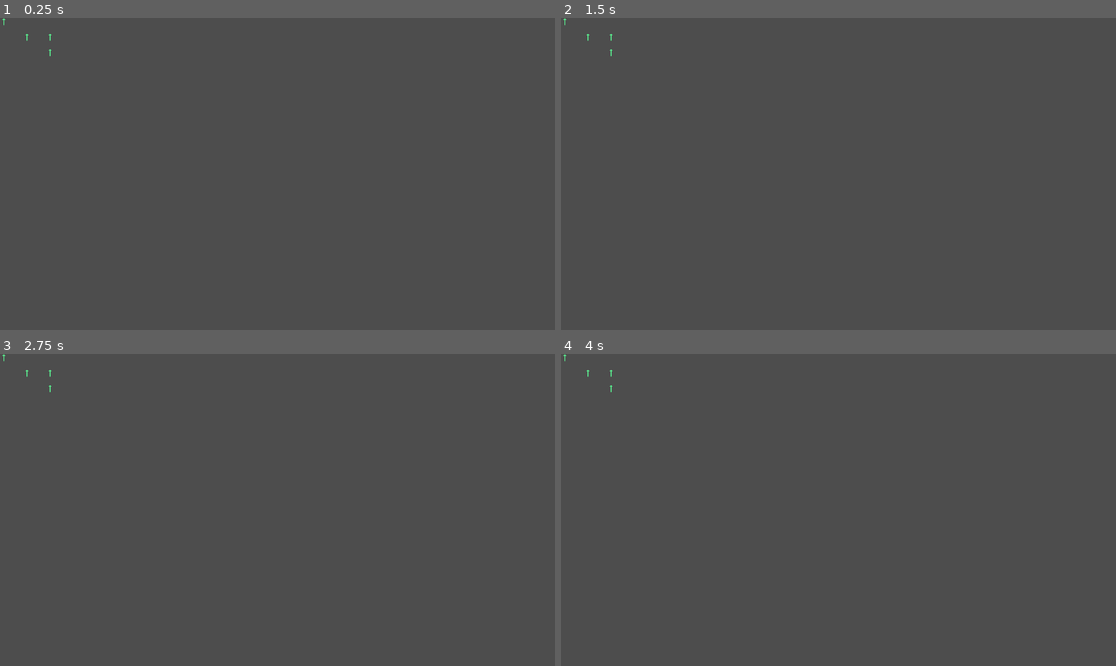
Above: before the commit, frames 1-4 (two rows, left to right).
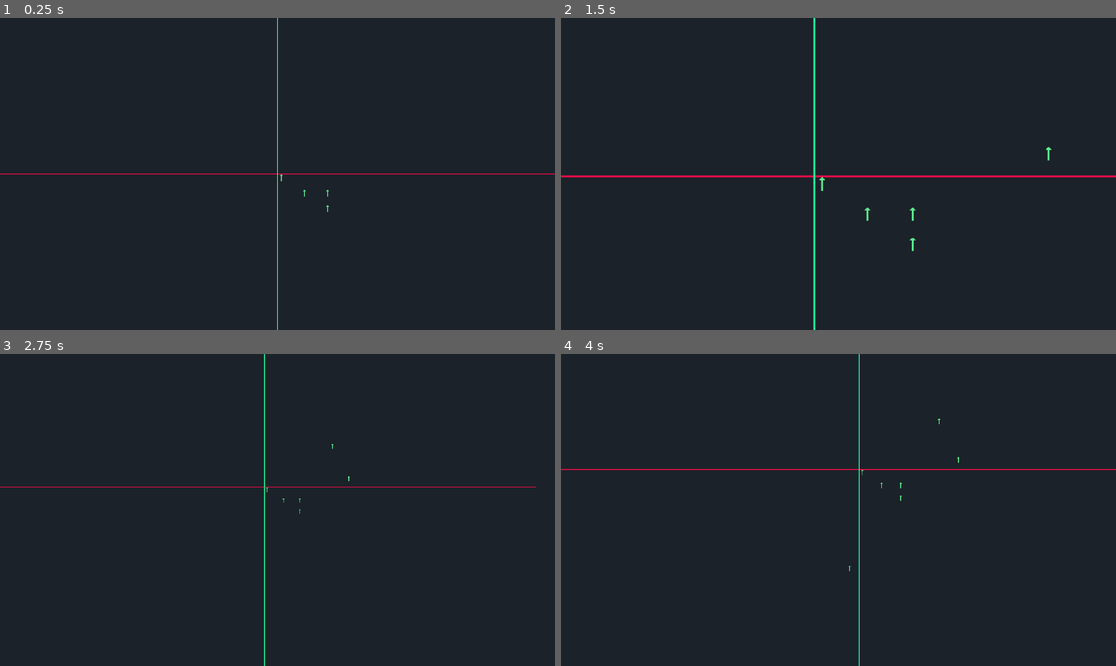
Above: after the commit, the same moments.

Repository: solirides/mechcraft2
Game: Godot game, scene res://scenes/game.tscn
The game is run twice, just before and just after one commit, with the same random seed, the same clock (stepped at 60 frames per second) and the same inputs.
Inputs (mouse positions are in pixels of both pictures, inside the frame that each line leads up to):
- Up to frame 1 (0.25 s): no input
- Up to frame 2 (1.5 s): tap Enter at 0.5 s; move the mouse to (960, 158) at 0.52 s; press the mouse at (960, 158) at 0.53 s; tap Shift (zoom_in, bound only after the commit) at 0.8, 1.35 s; tap Space at 1.25 s; move the mouse to (727, 189) at 1.27 s; release the mouse at (727, 189) at 1.28 s
- Up to frame 3 (2.75 s): tap Ctrl (zoom_out, bound only after the commit) at 1.55 s; tap Enter at 2 s; move the mouse to (333, 441) at 2.02 s; hold Ctrl (zoom_out, bound only after the commit) from 2.03 s (still down); click (333, 441) at 2.3 s
- Up to frame 4 (4 s): tap Space at 2.75 s; move the mouse to (810, 572) at 2.77 s; release Ctrl (zoom_out, bound only after the commit) at 2.78 s; click (810, 572) at 2.85 s; tap Shift (zoom_in, bound only after the commit) at 3.05 s; tap Enter at 3.5 s; move the mouse to (1005, 556) at 3.52 s; hold Shift (zoom_in, bound only after the commit) from 3.53 s (still down); tap Ctrl (zoom_out, bound only after the commit) at 3.8 s

The runs differ from the first frame. In frame 1, 100% of the frame differs, in the area x 0-100%, y 0-100%; in frame 2, 100%; in frame 3, 100%; in frame 4, 100%.
Error after the commit: Trying to assign value of type 'Nil' to a variable of type 'Dictionary'. (res://scripts/tilemap.gd:13)

Commit message:
stuff

Diff:
--- /dev/null
+++ b/assets/world.json
@@ -0,0 +1,30 @@
+{
+	"chunk_size":[8,8],
+	"tiles":[
+		[
+			1,5,0,0,0,0,0,0,
+			0,1,0,0,0,0,0,0,
+			0,1,4,0,0,0,0,0,
+			0,1,1,1,4,0,1,0,
+			0,0,0,0,3,0,0,0,
+			0,0,0,0,0,1,0,0,
+			0,0,0,0,0,0,2,1,
+			0,0,0,0,0,0,3,1
+		]
+	],
+	"tiledata":[
+		{
+			"storage":[],
+			"direction":[
+				0,0,0,0,0,0,0,0,
+				0,0,0,0,0,0,0,0,
+				0,0,0,0,0,0,0,0,
+				0,0,0,0,0,0,0,0,
+				0,0,0,0,0,0,0,0,
+				0,0,0,0,0,0,0,0,
+				0,0,0,0,0,0,0,0,
+				0,0,0,0,0,0,0,0
+			]
+		}
+	]
+}
--- a/project.godot
+++ b/project.godot
@@ -47,7 +47,28 @@
 "events": [Object(InputEventKey,"resource_local_to_scene":false,"resource_name":"","device":-1,"window_id":0,"alt_pressed":false,"shift_pressed":false,"ctrl_pressed":false,"meta_pressed":false,"pressed":false,"keycode":0,"physical_keycode":32,"key_label":0,"unicode":32,"echo":false,"script":null)
 ]
 }
+zoom_in={
+"deadzone": 0.5,
+"events": [Object(InputEventKey,"resource_local_to_scene":false,"resource_name":"","device":-1,"window_id":0,"alt_pressed":false,"shift_pressed":false,"ctrl_pressed":false,"meta_pressed":false,"pressed":false,"keycode":0,"physical_keycode":4194325,"key_label":0,"unicode":0,"echo":false,"script":null)
+]
+}
+zoom_out={
+"deadzone": 0.5,
+"events": [Object(InputEventKey,"resource_local_to_scene":false,"resource_name":"","device":-1,"window_id":0,"alt_pressed":false,"shift_pressed":false,"ctrl_pressed":false,"meta_pressed":false,"pressed":false,"keycode":0,"physical_keycode":4194326,"key_label":0,"unicode":0,"echo":false,"script":null)
+]
+}
+reload={
+"deadzone": 0.5,
+"events": [Object(InputEventKey,"resource_local_to_scene":false,"resource_name":"","device":-1,"window_id":0,"alt_pressed":false,"shift_pressed":false,"ctrl_pressed":false,"meta_pressed":false,"pressed":false,"keycode":0,"physical_keycode":82,"key_label":0,"unicode":114,"echo":false,"script":null)
+]
+}
+quit={
+"deadzone": 0.5,
+"events": [Object(InputEventKey,"resource_local_to_scene":false,"resource_name":"","device":-1,"window_id":0,"alt_pressed":false,"shift_pressed":false,"ctrl_pressed":false,"meta_pressed":false,"pressed":false,"keycode":0,"physical_keycode":4194305,"key_label":0,"unicode":0,"echo":false,"script":null)
+]
+}
 
 [rendering]
 
 textures/canvas_textures/default_texture_filter=0
+environment/defaults/default_clear_color=Color(0.117647, 0.141176, 0.164706, 1)
--- a/scenes/game.tscn
+++ b/scenes/game.tscn
@@ -1,16 +1,42 @@
-[gd_scene load_steps=7 format=3 uid="uid://wbpqro6tssd5"]
+[gd_scene load_steps=17 format=3 uid="uid://wbpqro6tssd5"]
 
 [ext_resource type="Script" path="res://scripts/json.gd" id="1_3pqby"]
 [ext_resource type="Script" path="res://scripts/tilemap.gd" id="2_e3udp"]
 [ext_resource type="Texture2D" uid="uid://y7usubla6juc" path="res://assets/tiles/1-conveyor.png" id="2_obwd8"]
+[ext_resource type="Texture2D" uid="uid://yqteq3q57wm2" path="res://assets/tiles/2-merger.png" id="3_adxkv"]
+[ext_resource type="Script" path="res://scripts/camera.gd" id="4_3i4pa"]
 [ext_resource type="Script" path="res://scripts/classes.gd" id="4_mms3p"]
+[ext_resource type="Texture2D" uid="uid://dj7h73b0ck0od" path="res://assets/tiles/3-splitter.png" id="4_o0q4j"]
+[ext_resource type="Texture2D" uid="uid://c5vn60414xt4t" path="res://assets/tiles/4-miner.png" id="5_eqt5e"]
+[ext_resource type="Texture2D" uid="uid://eg1scyadfujp" path="res://assets/tiles/5-storage.png" id="6_y2sc0"]
 
 [sub_resource type="TileSetAtlasSource" id="TileSetAtlasSource_tbejw"]
 texture = ExtResource("2_obwd8")
 0:0/0 = 0
 
+[sub_resource type="TileSetAtlasSource" id="TileSetAtlasSource_y1uis"]
+texture = ExtResource("3_adxkv")
+
+[sub_resource type="TileSetAtlasSource" id="TileSetAtlasSource_vmbpx"]
+texture = ExtResource("4_o0q4j")
+
+[sub_resource type="TileSetAtlasSource" id="TileSetAtlasSource_w0fur"]
+texture = ExtResource("5_eqt5e")
+
+[sub_resource type="TileSetAtlasSource" id="TileSetAtlasSource_c0vm1"]
+texture = ExtResource("6_y2sc0")
+
 [sub_resource type="TileSet" id="TileSet_huth1"]
 sources/1 = SubResource("TileSetAtlasSource_tbejw")
+sources/5 = SubResource("TileSetAtlasSource_c0vm1")
+sources/4 = SubResource("TileSetAtlasSource_w0fur")
+sources/3 = SubResource("TileSetAtlasSource_vmbpx")
+sources/2 = SubResource("TileSetAtlasSource_y1uis")
+
+[sub_resource type="Environment" id="Environment_tiixt"]
+background_mode = 3
+glow_enabled = true
+glow_hdr_threshold = 0.87
 
 [node name="World" type="Node2D"]
 
@@ -24,7 +50,22 @@
 script = ExtResource("2_e3udp")
 
 [node name="Camera2D" type="Camera2D" parent="."]
-anchor_mode = 0
+script = ExtResource("4_3i4pa")
 
 [node name="Classes" type="Node" parent="."]
 script = ExtResource("4_mms3p")
+
+[node name="Line2D" type="Line2D" parent="."]
+points = PackedVector2Array(-800, 0, 800, 0)
+width = 2.0
+default_color = Color(1, 0.0627451, 0.294118, 1)
+antialiased = true
+
+[node name="Line2D2" type="Line2D" parent="."]
+points = PackedVector2Array(0, -800, 0, 800)
+width = 2.0
+default_color = Color(0.121569, 1, 0.623529, 1)
+antialiased = true
+
+[node name="WorldEnvironment" type="WorldEnvironment" parent="."]
+environment = SubResource("Environment_tiixt")
--- /dev/null
+++ b/scripts/camera.gd
@@ -0,0 +1,44 @@
+extends Camera2D
+
+
+@export var zoom_speed = 0.4
+
+# the total number of times zoomed in
+var status = 0
+
+var zoom_base = 1
+# Called when the node enters the scene tree for the first time.
+func _ready():
+	pass # Replace with function body.
+
+func _input(event: InputEvent):
+	if event.is_action_pressed("zoom_in"):
+		status += 1
+		zoom(1)
+	if event.is_action_pressed("zoom_out"):
+		status -= 1
+		zoom(-1)
+
+	if event.is_action_pressed("quit"):
+		get_tree().quit()
+
+func zoom(direction):
+	print(self.get_zoom())
+	# recursion = ridiculous floating point errors
+
+	var a = direction * zoom_speed
+
+#	self.position = (1 / (1 + zoom_speed)) * (get_screen_center_position() - get_global_mouse_position()) + get_global_mouse_position()
+	self.position =  (a/(1 + a)) * (-get_screen_center_position() + get_global_mouse_position()) + get_screen_center_position()
+#	print("vgfdagg")
+#	print(get_screen_center_position() - get_global_mouse_position())
+#	print(get_global_mouse_position())
+
+
+	self.set_zoom(self.get_zoom() * (1 + a))
+#	var f = zoom_base * pow(1 + zoom_speed, status)
+#	self.set_zoom(Vector2(f,f))
+
+# Called every frame. 'delta' is the elapsed time since the previous frame.
+func _process(delta):
+	pass
--- a/scripts/json.gd
+++ b/scripts/json.gd
@@ -1,14 +1,29 @@
 extends Node
 
+class_name Json
+
+@export var json: Dictionary
+
+func _ready():
+	json = ReadData("res://assets/world.json")
+#	print(json["tiles"][0])
 
 
+func ReadData(file_path):
 
+	var json_data
+	var file_data = FileAccess.open(file_path, FileAccess.READ)
 
-# Called when the node enters the scene tree for the first time.
-func _ready():
-	pass # Replace with function body.
+	var test_json_conv = JSON.new()
+	test_json_conv.parse(file_data.get_as_text())
+	json_data = test_json_conv.get_data()
 
+	if file_data.get_error() == OK:
+		print(json_data)
+	else:
+		print("Error: ", json_data.error)
+		print("Error Line: ", json_data.error_line)
+		print("Error String: ", json_data.error_string)
 
-# Called every frame. 'delta' is the elapsed time since the previous frame.
-func _process(delta):
-	pass
+	file_data = null
+	return json_data
--- a/scripts/tilemap.gd
+++ b/scripts/tilemap.gd
@@ -2,11 +2,16 @@
 
 
 
-@export var world = 1
+var world: Dictionary
+@onready var json = get_node("../Json")
+
+const sides = [Vector2i.UP, Vector2i.RIGHT, Vector2i.DOWN, Vector2i.LEFT]
 
 # Called when the node enters the scene tree for the first time.
 func _ready():
-	pass # Replace with function body.
+#	print(json.json)
+	world = load_tiles()
+	update_tilemap()
 
 
 # Called every frame. 'delta' is the elapsed time since the previous frame.
@@ -15,5 +20,42 @@
 
 func _input(event):
 	if event.is_action_pressed("left_click"):
-		var p = event.position
+		var p = get_global_mouse_position()
 		print(p);
+		var c = Vector2(int(p.x) / 16, int(p.y) / 16)
+		self.set_cell(0, c, 1, Vector2i.ZERO)
+
+	if event.is_action_pressed("reload"):
+		detect_conveyors_lines()
+
+
+func detect_conveyors_lines():
+	var cells = self.get_used_cells(0)
+
+	for cell in cells:
+		if self.get_cell_source_id(0, cell) == 1:
+			print("2")
+
+			var current_cell = cell
+			var loop = true
+			detect_connections(current_cell)
+
+
+
+
+func detect_connections(current_cell:Vector2i):
+	var neighbors: Array[int] = []
+	for b in range(4):
+		var neighbor = self.get_cell_source_id(0, current_cell + sides[b])
+		neighbors.append(neighbor)
+		if neighbor == 1:
+				print("found")
+
+func update_tilemap():
+	pass
+
+
+func load_tiles():
+	var world
+
+	return world
